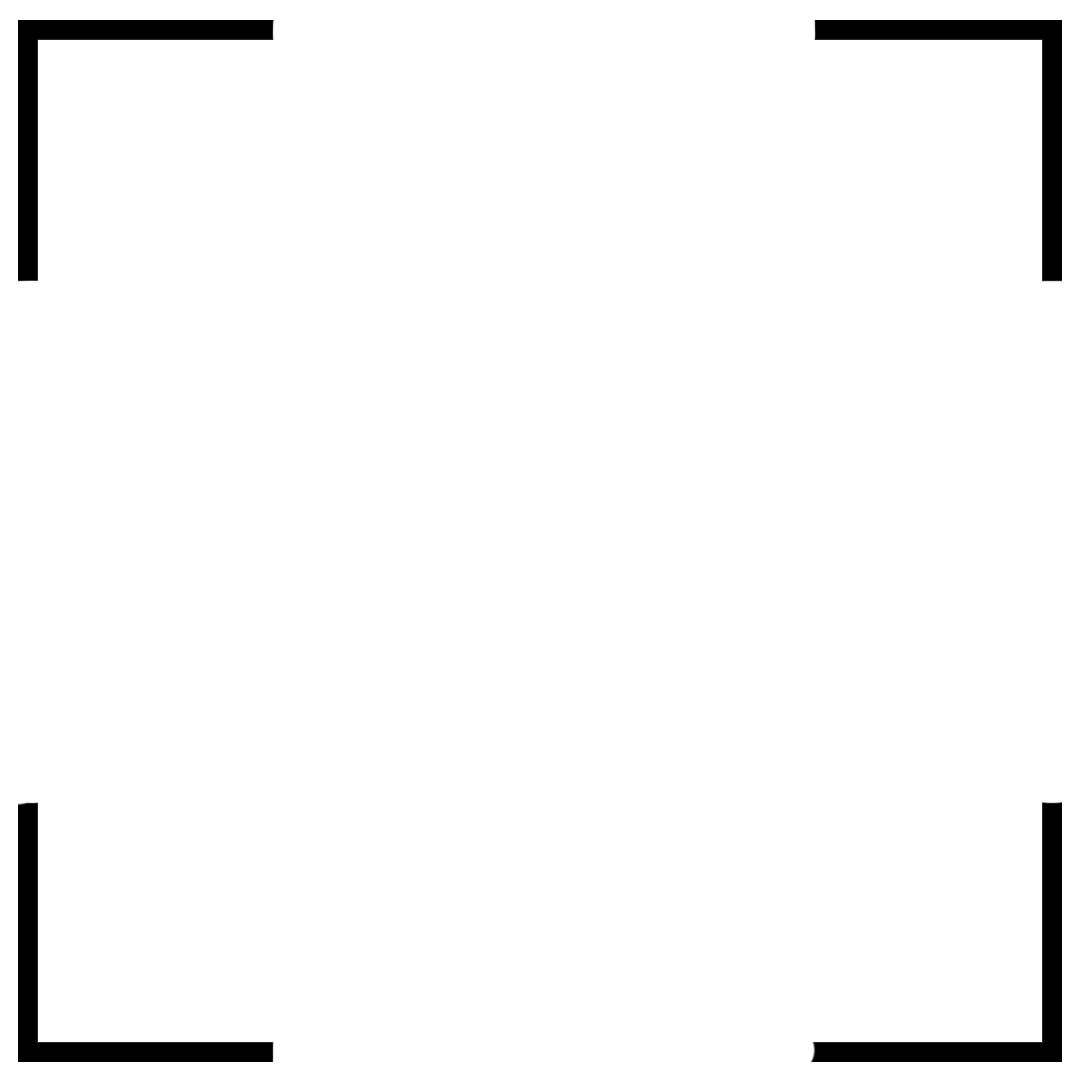
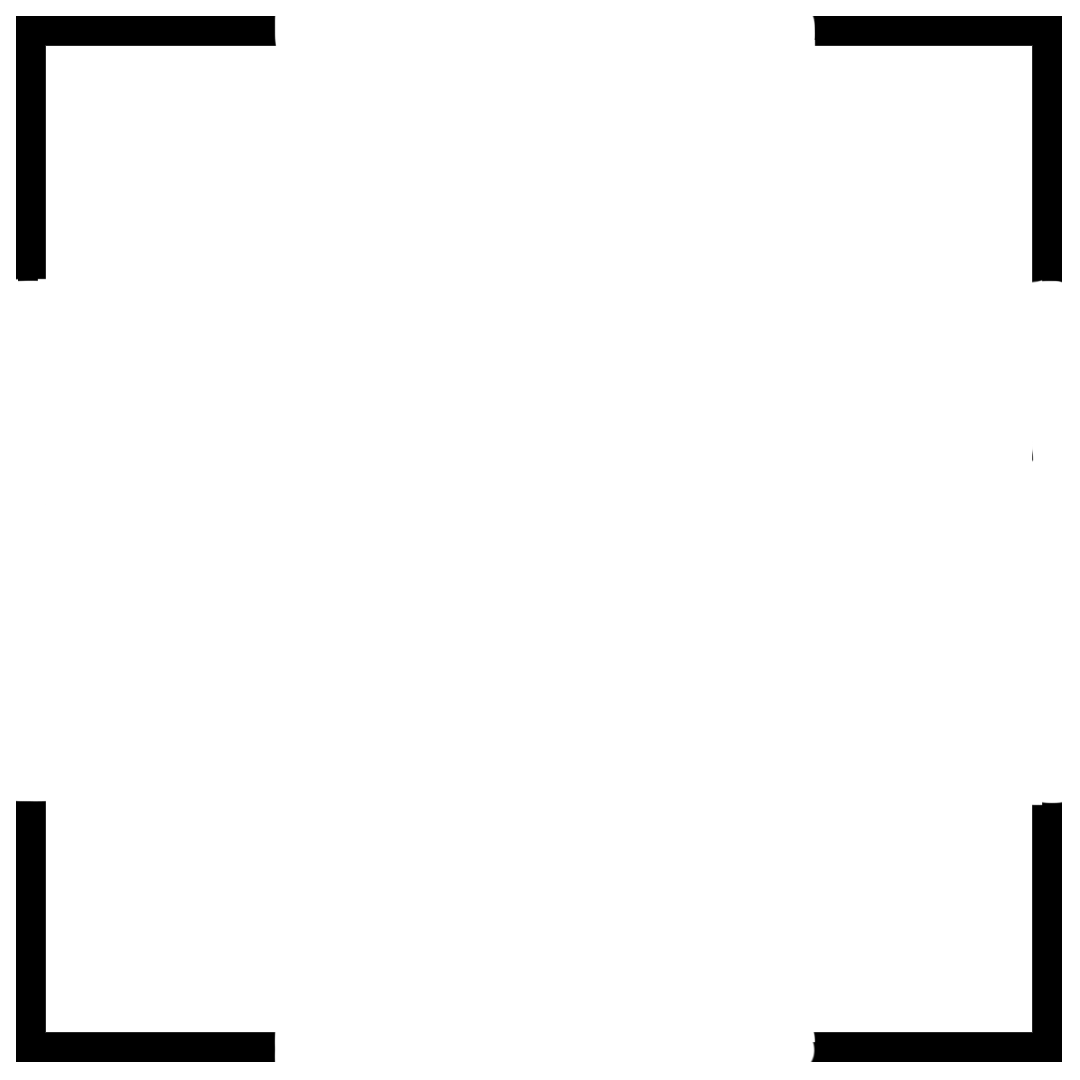
Layered file, before and after one edit (1080×1080). Changes by layer:
added layer "Retângulo 2" above "Retângulo 1" over (x1=16, y1=16, x2=1062, y2=1062)
